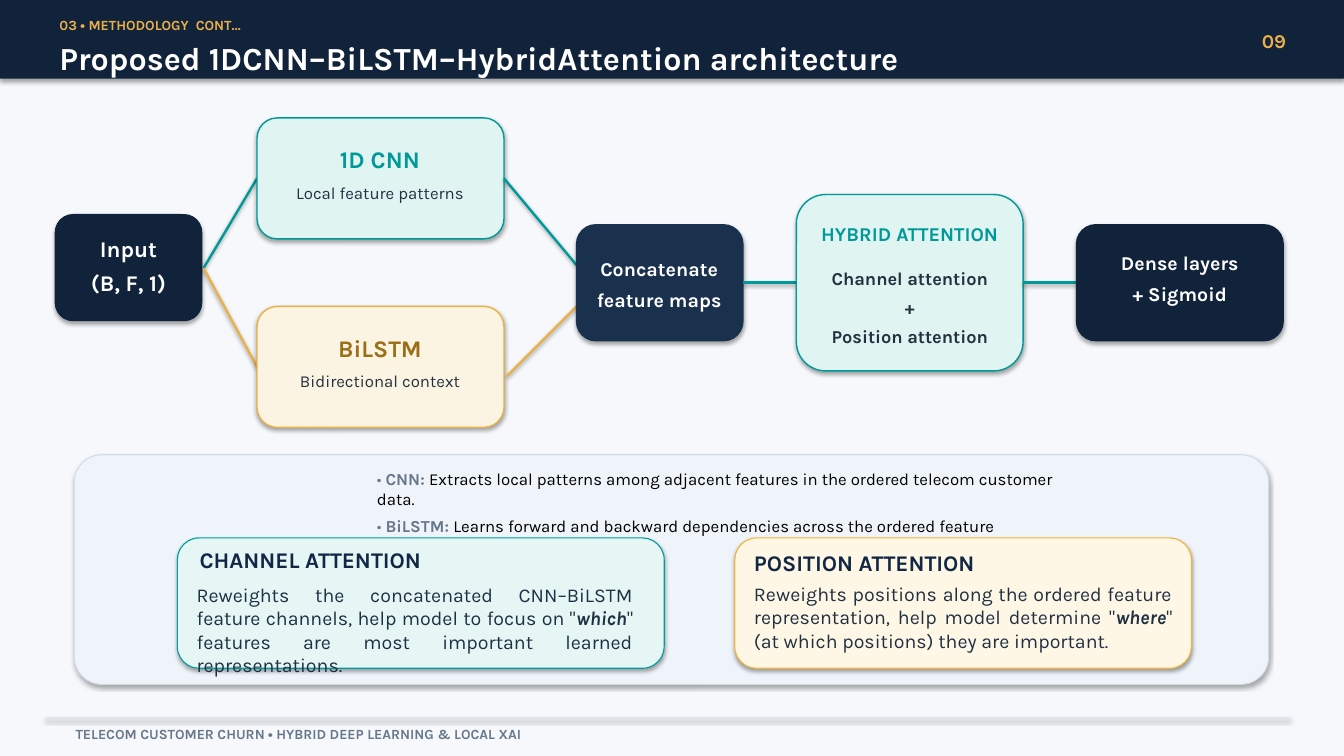
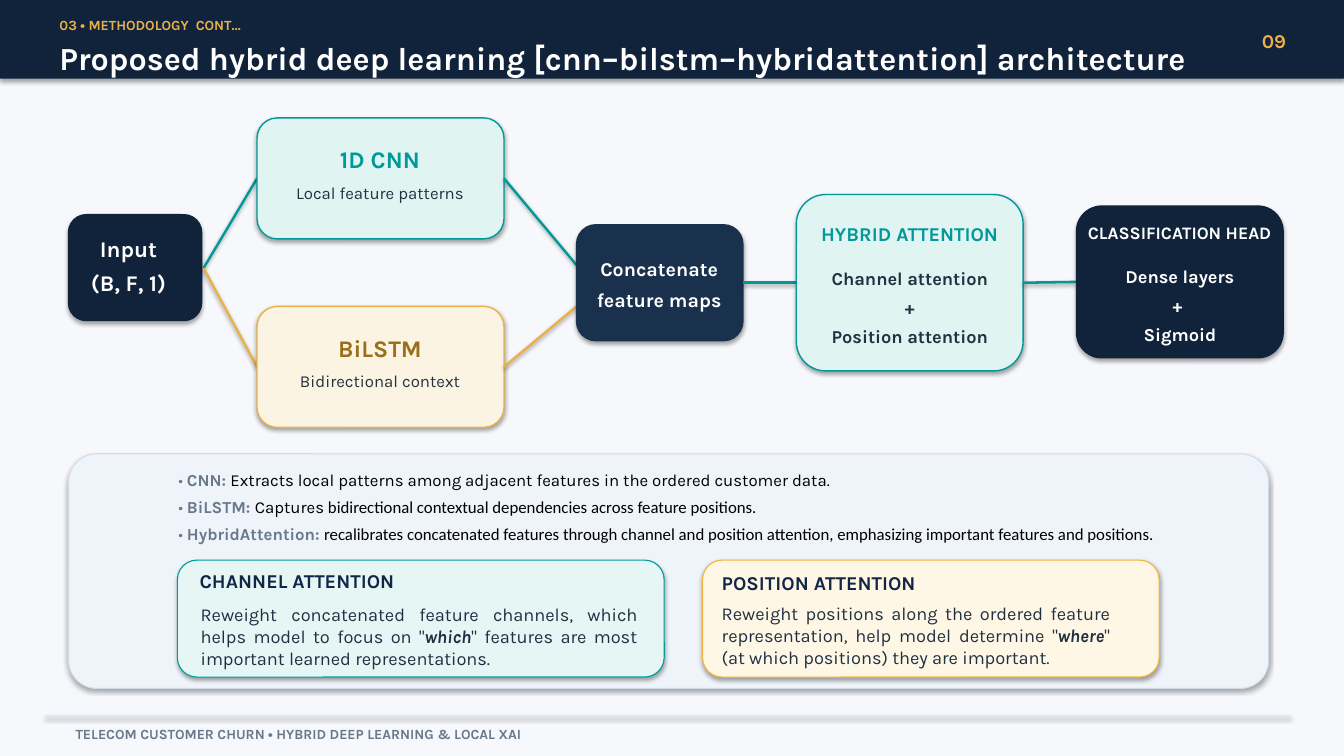
Before and after one commit to FanuelMichael/XAI_course-work, a slide deck: slide 9 of Power-point presentation/Presentation.pptx. Drawn at 1344x756 pixels with LibreOffice and Linux fonts; fonts in the diff are those of the drawing. Boxes give left, top, right and bottom in pixels: in the first picture for what was removed or moved away, otherwise in the second. Text is boxed around its words. In the diff, an @@ line names an element or a change of style, - is before the commit and + after.

```diff
--- a/Power-point presentation/Presentation.pptx
+++ b/Power-point presentation/Presentation.pptx
@@ text at [59, 44, 1186, 78]: text changed @@
-Proposed 1DCNN–BiLSTM–HybridAttention architecture
+Proposed hybrid deep learning [cnn–bilstm–hybridattention] architecture
@@ rounded rectangle: place and size @@
-rounded rectangle at [1077, 225, 1284, 341]
+rounded rectangle at [1077, 206, 1284, 358]
@@ rounded rectangle: place and size @@
-rounded rectangle at [55, 215, 202, 321]
+rounded rectangle at [69, 215, 202, 321]
@@ text added at [1088, 227, 1272, 240], 12.5 pt, text #FFFFFF, bold @@
+CLASSIFICATION HEAD
@@ text "Dense layers": place and size @@
-text "Dense layers" at [1121, 256, 1239, 306]
+text "Dense layers" at [1125, 270, 1235, 346]
@@ text at [1125, 270, 1235, 288]: size 14 to 13 pt in "Dense layers" @@
@@ line moved from (507, 376) - (577, 307) to (504, 367) - (577, 307) @@
@@ text at [1144, 328, 1217, 346]: text changed; size 14 to 13 pt @@
-+ Sigmoid
++
+Sigmoid
@@ rounded rectangle: place and size @@
-rounded rectangle at [75, 455, 1269, 685]
+rounded rectangle at [69, 454, 1269, 689]
@@ text at [187, 474, 1153, 544]: text changed; font Karla to Calibri @@
-• CNN: Extracts local patterns among adjacent features in the ordered telecom customer data.
-• BiLSTM: Learns forward and backward dependencies across the ordered feature sequence..
+• CNN: Extracts local patterns among adjacent features in the ordered customer data.
+• BiLSTM: Captures bidirectional contextual dependencies across feature positions.
+• HybridAttention: recalibrates concatenated features through channel and position attention, emphasizing important features and positions.
@@ rounded rectangle: place and size @@
-rounded rectangle at [177, 538, 664, 668]
+rounded rectangle at [177, 561, 664, 678]
@@ text "CHANNEL ATTENTION": place and size @@
-text "CHANNEL ATTENTION" at [200, 553, 421, 569]
+text "CHANNEL ATTENTION" at [200, 575, 394, 589]
@@ text "CHANNEL ATTENTION" at [200, 575, 394, 589]: size 16 to 14 pt @@
@@ rounded rectangle: place and size @@
-rounded rectangle at [735, 538, 1192, 668]
+rounded rectangle at [703, 561, 1159, 678]
@@ text "POSITION ATTENTION" at [722, 577, 916, 591]: size 16 to 14 pt @@
@@ text "POSITION ATTENTION": place and size @@
-text "POSITION ATTENTION" at [754, 556, 975, 572]
+text "POSITION ATTENTION" at [722, 577, 916, 591]
@@ text at [201, 608, 637, 670]: text changed; size 14 to 13 pt @@
-Reweights the concatenated CNN–BiLSTM feature channels, help model to focus on "which" features are most important learned representations.
+Reweight concatenated feature channels, which helps model to focus on "which" features are most important learned representations.
@@ text at [722, 607, 1110, 669]: text changed; size 14 to 13 pt @@
-Reweights positions along the ordered feature representation, help model determine "where" (at which positions) they are important.
+Reweight positions along the ordered feature representation, help model determine "where" (at which positions) they are important.
```
Also in this commit, not shown: 6 other slides changed, 1 other file.
